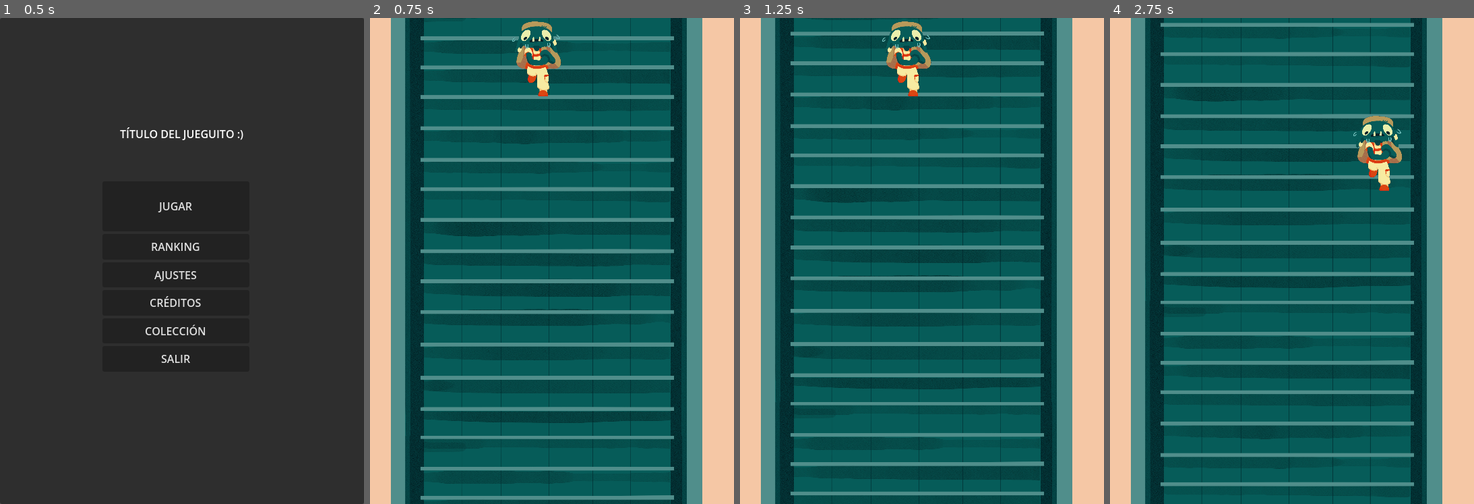
Above: before the commit, frames 1-4 (left to right).
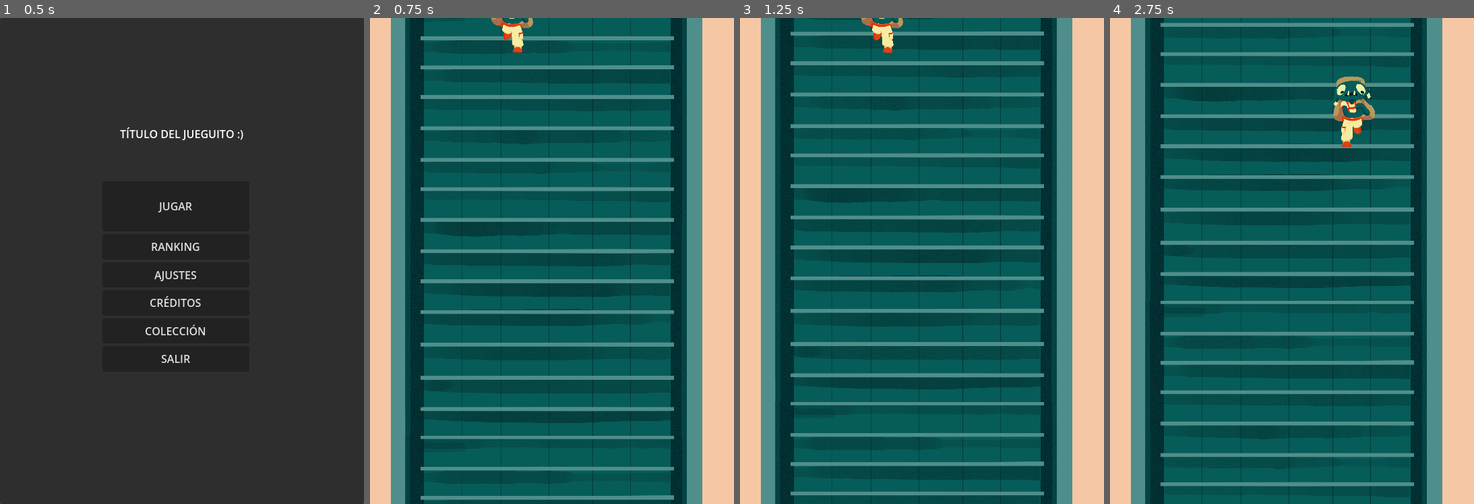
Above: after the commit, the same moments.

Repository: Beltenebr0s/LevelUpGameJam2025
Game: Godot game, scene res://scenes/menus/main_menu.tscn
The game is run twice, just before and just after one commit, with the same random seed, the same clock (stepped at 60 frames per second) and the same inputs.
Inputs:
- Up to frame 1 (0.5 s): no input
- Up to frame 2 (0.75 s): click "JUGAR" at 0.5 s
- Up to frame 3 (1.25 s): no input
- Up to frame 4 (2.75 s): hold D (move_right) 1.28-2.03 s; hold S (move_down) from 2.03 s (still down)

Frame 1 is identical in both runs. In frame 2, 1.1% of the frame differs, in the area x 33-53%, y 0-17%; in frame 3, 1.2%; in frame 4, 1.7%, in the area x 61-81%, y 11-36%.

Commit message:
Controlador de los spawneos y animación del prota

Diff:
--- /dev/null
+++ b/resources/VecinoNormalVerde.tres
@@ -0,0 +1,10 @@
+[gd_resource type="Resource" script_class="ObstacleResource" load_steps=3 format=3 uid="uid://cuqhupl0wn1tk"]
+
+[ext_resource type="Script" uid="uid://de0m2dpfd8tdn" path="res://scripts/obstaculos/ObstacleResource.gd" id="1_te560"]
+[ext_resource type="Texture2D" uid="uid://dgjx7t7i5au8f" path="res://images/vecinito verde.png" id="2_te560"]
+
+[resource]
+script = ExtResource("1_te560")
+textura = ExtResource("2_te560")
+velocidad = 100
+metadata/_custom_type_script = "uid://de0m2dpfd8tdn"
--- a/scenes/game_scene.tscn
+++ b/scenes/game_scene.tscn
@@ -1,10 +1,14 @@
-[gd_scene load_steps=6 format=3 uid="uid://fqhpfxc8csob"]
+[gd_scene load_steps=10 format=3 uid="uid://fqhpfxc8csob"]
 
 [ext_resource type="Script" uid="uid://cjmn721f77ha2" path="res://scripts/game.gd" id="1_bw6k5"]
 [ext_resource type="PackedScene" uid="uid://c2ji84bo7mt61" path="res://scenes/escaleras.tscn" id="1_onqr8"]
 [ext_resource type="PackedScene" uid="uid://bhi1ycdhp8w1b" path="res://scenes/jugador.tscn" id="2_ycayy"]
 [ext_resource type="PackedScene" uid="uid://7auvomxkllwa" path="res://scenes/spawn.tscn" id="3_ycayy"]
+[ext_resource type="PackedScene" uid="uid://1ga6ufyqjdpg" path="res://scenes/spawn_controller.tscn" id="4_utbpp"]
+[ext_resource type="PackedScene" uid="uid://bqf48x0tf4yej" path="res://scenes/obstaculos/vecino_ascendente.tscn" id="5_rurhu"]
 [ext_resource type="PackedScene" uid="uid://3lqi6qvx3ea6" path="res://scenes/obstaculos/vecino_descendente.tscn" id="5_y3j0m"]
+[ext_resource type="PackedScene" uid="uid://6sdo07oemox5" path="res://scenes/obstaculos/vecino_desdendente_verde.tscn" id="6_b5spy"]
+[ext_resource type="PackedScene" uid="uid://kbil5okodmsw" path="res://scenes/obstaculos/vecino_ascendente_verde.tscn" id="6_kk2rg"]
 
 [node name="GameScene" type="Node2D"]
 script = ExtResource("1_bw6k5")
@@ -14,22 +18,21 @@
 [node name="Jugador" parent="." instance=ExtResource("2_ycayy")]
 position = Vector2(210, 1)
 
-[node name="Spawns" type="Node" parent="."]
+[node name="SpawnController" parent="." instance=ExtResource("4_utbpp")]
 
-[node name="Spawn" parent="Spawns" instance=ExtResource("3_ycayy")]
-position = Vector2(50, 670)
-tiempo = 5.0
+[node name="Spawn" parent="SpawnController" instance=ExtResource("3_ycayy")]
+position = Vector2(156, 47)
+vecinos = Array[PackedScene]([ExtResource("5_y3j0m"), ExtResource("6_b5spy")])
 
-[node name="Spawn2" parent="Spawns" instance=ExtResource("3_ycayy")]
-position = Vector2(139, 673)
+[node name="Spawn2" parent="SpawnController" instance=ExtResource("3_ycayy")]
+position = Vector2(358, 43)
 gizmo_extents = 15.0
-tiempo = 10.0
+vecinos = Array[PackedScene]([ExtResource("5_y3j0m"), ExtResource("6_b5spy")])
 
-[node name="Spawn3" parent="Spawns" instance=ExtResource("3_ycayy")]
-position = Vector2(217, 673)
-tiempo = 10.0
+[node name="Spawn3" parent="SpawnController" instance=ExtResource("3_ycayy")]
+position = Vector2(177, 429)
+vecinos = Array[PackedScene]([ExtResource("5_rurhu"), ExtResource("6_kk2rg")])
 
-[node name="Spawn4" parent="Spawns" instance=ExtResource("3_ycayy")]
-position = Vector2(170, -189)
-escena_obstaculo = ExtResource("5_y3j0m")
-tiempo = 5.0
+[node name="Spawn4" parent="SpawnController" instance=ExtResource("3_ycayy")]
+position = Vector2(375, 427)
+vecinos = Array[PackedScene]([ExtResource("5_rurhu"), ExtResource("6_kk2rg")])
--- a/scenes/jugador.tscn
+++ b/scenes/jugador.tscn
@@ -1,20 +1,70 @@
-[gd_scene load_steps=4 format=3 uid="uid://bhi1ycdhp8w1b"]
+[gd_scene load_steps=11 format=3 uid="uid://bhi1ycdhp8w1b"]
 
 [ext_resource type="Script" uid="uid://ccaf80ghnyu68" path="res://scripts/jugador.gd" id="1_g87hm"]
-[ext_resource type="Texture2D" uid="uid://b3rjhbjt5syii" path="res://images/jugador.png" id="2_lhlt4"]
+[ext_resource type="Texture2D" uid="uid://5k4d1tkogqaw" path="res://images/Prota-spritesheet.png" id="2_lhlt4"]
+
+[sub_resource type="AtlasTexture" id="AtlasTexture_28edd"]
+atlas = ExtResource("2_lhlt4")
+region = Rect2(0, 0, 548, 798)
+
+[sub_resource type="AtlasTexture" id="AtlasTexture_k64kw"]
+atlas = ExtResource("2_lhlt4")
+region = Rect2(548, 0, 548, 798)
+
+[sub_resource type="AtlasTexture" id="AtlasTexture_qimn5"]
+atlas = ExtResource("2_lhlt4")
+region = Rect2(1096, 0, 548, 798)
+
+[sub_resource type="AtlasTexture" id="AtlasTexture_gynwn"]
+atlas = ExtResource("2_lhlt4")
+region = Rect2(1644, 0, 548, 798)
+
+[sub_resource type="AtlasTexture" id="AtlasTexture_xm55e"]
+atlas = ExtResource("2_lhlt4")
+region = Rect2(2192, 0, 548, 798)
+
+[sub_resource type="AtlasTexture" id="AtlasTexture_qimqe"]
+atlas = ExtResource("2_lhlt4")
+region = Rect2(2740, 0, 548, 798)
+
+[sub_resource type="SpriteFrames" id="SpriteFrames_l5m57"]
+animations = [{
+"frames": [{
+"duration": 1.0,
+"texture": SubResource("AtlasTexture_28edd")
+}, {
+"duration": 1.0,
+"texture": SubResource("AtlasTexture_k64kw")
+}, {
+"duration": 1.0,
+"texture": SubResource("AtlasTexture_qimn5")
+}, {
+"duration": 1.0,
+"texture": SubResource("AtlasTexture_gynwn")
+}, {
+"duration": 1.0,
+"texture": SubResource("AtlasTexture_xm55e")
+}, {
+"duration": 1.0,
+"texture": SubResource("AtlasTexture_qimqe")
+}],
+"loop": true,
+"name": &"walking",
+"speed": 10.0
+}]
 
 [sub_resource type="RectangleShape2D" id="RectangleShape2D_e85j5"]
-size = Vector2(66, 110)
+size = Vector2(64, 110)
 
 [node name="Jugador" type="CharacterBody2D"]
 script = ExtResource("1_g87hm")
 
+[node name="AnimatedSprite2D" type="AnimatedSprite2D" parent="."]
+scale = Vector2(0.136861, 0.136861)
+sprite_frames = SubResource("SpriteFrames_l5m57")
+animation = &"walking"
+autoplay = "walking"
+
 [node name="CollisionShape2D" type="CollisionShape2D" parent="."]
-position = Vector2(39, 59)
 shape = SubResource("RectangleShape2D_e85j5")
-debug_color = Color(0.862745, 0, 0.0941176, 1)
-
-[node name="Sprite2D" type="Sprite2D" parent="."]
-position = Vector2(38.5, 62.5)
-scale = Vector2(0.218837, 0.21777)
-texture = ExtResource("2_lhlt4")
+debug_color = Color(0.862745, 0, 0.0941176, 0.172549)
--- a/scenes/obstaculos/obstaculo_base.tscn
+++ b/scenes/obstaculos/obstaculo_base.tscn
@@ -7,6 +7,7 @@
 script = ExtResource("1_qtk8b")
 
 [node name="Collider" type="CollisionShape2D" parent="."]
+debug_color = Color(0, 0.6, 0.701961, 0.462745)
 
 [node name="Sprite" type="Sprite2D" parent="."]
 
--- a/scenes/obstaculos/vecino_ascendente.tscn
+++ b/scenes/obstaculos/vecino_ascendente.tscn
@@ -1,18 +1,25 @@
-[gd_scene load_steps=5 format=3 uid="uid://bqf48x0tf4yej"]
+[gd_scene load_steps=6 format=3 uid="uid://bqf48x0tf4yej"]
 
 [ext_resource type="PackedScene" uid="uid://7xj0vk0ffsjl" path="res://scenes/obstaculos/obstaculo_base.tscn" id="1_4jhjy"]
 [ext_resource type="Script" uid="uid://v1gmka2s0wld" path="res://scripts/obstaculos/movimiento/movimiento_ascendente.gd" id="2_8tttw"]
 [ext_resource type="Resource" uid="uid://dpxq64k4uow6k" path="res://resources/VecinoNormal.tres" id="2_kvc5l"]
+[ext_resource type="Texture2D" uid="uid://bqhv1nuvkha5d" path="res://images/vecinito.png" id="3_kvc5l"]
 
 [sub_resource type="RectangleShape2D" id="RectangleShape2D_4jhjy"]
-size = Vector2(57, 59)
+size = Vector2(86, 172)
 
 [node name="VecinoAscendente" instance=ExtResource("1_4jhjy")]
 obstacleResource = ExtResource("2_kvc5l")
 
 [node name="Collider" parent="." index="0"]
-position = Vector2(18.5, 19.5)
 shape = SubResource("RectangleShape2D_4jhjy")
+
+[node name="Sprite" parent="." index="1"]
+texture = ExtResource("3_kvc5l")
+
+[node name="VisibleOnScreenNotifier2D" parent="." index="2"]
+position = Vector2(-46, -87)
+scale = Vector2(4.35, 10.45)
 
 [node name="MovementHandler" parent="." index="3"]
 script = ExtResource("2_8tttw")
--- /dev/null
+++ b/scenes/obstaculos/vecino_ascendente_verde.tscn
@@ -0,0 +1,27 @@
+[gd_scene load_steps=6 format=3 uid="uid://kbil5okodmsw"]
+
+[ext_resource type="PackedScene" uid="uid://7xj0vk0ffsjl" path="res://scenes/obstaculos/obstaculo_base.tscn" id="1_g52y0"]
+[ext_resource type="Resource" uid="uid://cuqhupl0wn1tk" path="res://resources/VecinoNormalVerde.tres" id="2_w2kle"]
+[ext_resource type="Texture2D" uid="uid://dgjx7t7i5au8f" path="res://images/vecinito verde.png" id="3_ccyo2"]
+[ext_resource type="Script" uid="uid://v1gmka2s0wld" path="res://scripts/obstaculos/movimiento/movimiento_ascendente.gd" id="3_w2kle"]
+
+[sub_resource type="RectangleShape2D" id="RectangleShape2D_invps"]
+size = Vector2(76, 176)
+
+[node name="VecinoAscendenteVerde" instance=ExtResource("1_g52y0")]
+obstacleResource = ExtResource("2_w2kle")
+
+[node name="Collider" parent="." index="0"]
+shape = SubResource("RectangleShape2D_invps")
+
+[node name="Sprite" parent="." index="1"]
+texture = ExtResource("3_ccyo2")
+
+[node name="VisibleOnScreenNotifier2D" parent="." index="2"]
+position = Vector2(-37, -88)
+scale = Vector2(3.5, 10.5)
+
+[node name="MovementHandler" parent="." index="3"]
+script = ExtResource("3_w2kle")
+
+[connection signal="body_entered" from="." to="." method="_on_body_entered"]
--- a/scenes/obstaculos/vecino_descendente.tscn
+++ b/scenes/obstaculos/vecino_descendente.tscn
@@ -1,18 +1,25 @@
-[gd_scene load_steps=5 format=3 uid="uid://3lqi6qvx3ea6"]
+[gd_scene load_steps=6 format=3 uid="uid://3lqi6qvx3ea6"]
 
 [ext_resource type="PackedScene" uid="uid://7xj0vk0ffsjl" path="res://scenes/obstaculos/obstaculo_base.tscn" id="1_k2mbx"]
 [ext_resource type="Resource" uid="uid://dpxq64k4uow6k" path="res://resources/VecinoNormal.tres" id="2_f8er5"]
+[ext_resource type="Texture2D" uid="uid://bqhv1nuvkha5d" path="res://images/vecinito.png" id="3_f8er5"]
 [ext_resource type="Script" uid="uid://cfjmh8pxcsvja" path="res://scripts/obstaculos/movimiento/movimiento_descendente.gd" id="3_k2mbx"]
 
 [sub_resource type="RectangleShape2D" id="RectangleShape2D_4jhjy"]
-size = Vector2(57, 59)
+size = Vector2(74, 174)
 
 [node name="VecinoDescendente" instance=ExtResource("1_k2mbx")]
 obstacleResource = ExtResource("2_f8er5")
 
 [node name="Collider" parent="." index="0"]
-position = Vector2(18.5, 19.5)
 shape = SubResource("RectangleShape2D_4jhjy")
+
+[node name="Sprite" parent="." index="1"]
+texture = ExtResource("3_f8er5")
+
+[node name="VisibleOnScreenNotifier2D" parent="." index="2"]
+position = Vector2(-38, -86)
+scale = Vector2(3.7, 10.35)
 
 [node name="MovementHandler" parent="." index="3"]
 script = ExtResource("3_k2mbx")
--- /dev/null
+++ b/scenes/obstaculos/vecino_desdendente_verde.tscn
@@ -0,0 +1,27 @@
+[gd_scene load_steps=6 format=3 uid="uid://6sdo07oemox5"]
+
+[ext_resource type="PackedScene" uid="uid://7xj0vk0ffsjl" path="res://scenes/obstaculos/obstaculo_base.tscn" id="1_0cpmx"]
+[ext_resource type="Resource" uid="uid://cuqhupl0wn1tk" path="res://resources/VecinoNormalVerde.tres" id="2_t6yft"]
+[ext_resource type="Script" uid="uid://cfjmh8pxcsvja" path="res://scripts/obstaculos/movimiento/movimiento_descendente.gd" id="3_5i4xc"]
+[ext_resource type="Texture2D" uid="uid://dgjx7t7i5au8f" path="res://images/vecinito verde.png" id="3_t6yft"]
+
+[sub_resource type="RectangleShape2D" id="RectangleShape2D_5i4xc"]
+size = Vector2(78, 176)
+
+[node name="VecinoDesdendenteVerde" instance=ExtResource("1_0cpmx")]
+obstacleResource = ExtResource("2_t6yft")
+
+[node name="Collider" parent="." index="0"]
+shape = SubResource("RectangleShape2D_5i4xc")
+
+[node name="Sprite" parent="." index="1"]
+texture = ExtResource("3_t6yft")
+
+[node name="VisibleOnScreenNotifier2D" parent="." index="2"]
+position = Vector2(-42, -88)
+scale = Vector2(4.15, 10.35)
+
+[node name="MovementHandler" parent="." index="3"]
+script = ExtResource("3_5i4xc")
+
+[connection signal="body_entered" from="." to="." method="_on_body_entered"]
--- a/scenes/spawn.tscn
+++ b/scenes/spawn.tscn
@@ -1,13 +1,8 @@
-[gd_scene load_steps=3 format=3 uid="uid://7auvomxkllwa"]
+[gd_scene load_steps=2 format=3 uid="uid://7auvomxkllwa"]
 
 [ext_resource type="Script" uid="uid://kopk28g8g4fl" path="res://scripts/spawn.gd" id="1_48w1d"]
-[ext_resource type="PackedScene" uid="uid://bqf48x0tf4yej" path="res://scenes/obstaculos/vecino_ascendente.tscn" id="2_48w1d"]
 
 [node name="Spawn" type="Marker2D"]
 script = ExtResource("1_48w1d")
 activated = true
-escena_obstaculo = ExtResource("2_48w1d")
-
-[node name="Timer" type="Timer" parent="."]
-
-[connection signal="timeout" from="Timer" to="." method="_on_timer_timeout"]
+desp_horizontal = 1
--- /dev/null
+++ b/scenes/spawn_controller.tscn
@@ -0,0 +1,10 @@
+[gd_scene load_steps=2 format=3 uid="uid://1ga6ufyqjdpg"]
+
+[ext_resource type="Script" uid="uid://c42ephqy4r3hj" path="res://scripts/spawn_controller.gd" id="1_gkhyp"]
+
+[node name="SpawnController" type="Node"]
+script = ExtResource("1_gkhyp")
+
+[node name="Timer" type="Timer" parent="."]
+
+[connection signal="timeout" from="Timer" to="." method="_on_timer_timeout"]
--- a/scripts/game.gd
+++ b/scripts/game.gd
@@ -5,11 +5,12 @@
 
 func _ready():
 	GlobalVars.is_first_game = false
-	conectar_spawns()
+	# conectar_spawns()
 	score = 0
 
 func  _process(delta):
 	score += delta
+	GlobalVars.mult_global += delta / 10
 
 func conectar_spawns():
 	var spawns_obstaculos = $Spawns.get_children()
--- a/scripts/globals/global_variables.gd
+++ b/scripts/globals/global_variables.gd
@@ -2,3 +2,4 @@
 
 @onready var is_first_game : bool = true
 @onready var final_score : int = 0
+@onready var mult_global : float = 1
--- a/scripts/obstaculos/movimiento/movimiento_ascendente.gd
+++ b/scripts/obstaculos/movimiento/movimiento_ascendente.gd
@@ -3,4 +3,4 @@
 
 func move(obstaculo : Area2D, velocidad : int, delta : float) -> void:
 	var dir = Vector2.UP
-	obstaculo.position += dir * velocidad * delta
+	obstaculo.position += dir * velocidad * GlobalVars.mult_global * delta
--- a/scripts/obstaculos/movimiento/movimiento_descendente.gd
+++ b/scripts/obstaculos/movimiento/movimiento_descendente.gd
@@ -3,4 +3,4 @@
 
 func move(obstaculo : Area2D, velocidad : int, delta : float) -> void:
 	var dir = Vector2.DOWN
-	obstaculo.position += dir * velocidad * delta
+	obstaculo.position += dir * velocidad * GlobalVars.mult_global * delta
--- a/scripts/obstaculos/obstaculo.gd
+++ b/scripts/obstaculos/obstaculo.gd
@@ -14,6 +14,7 @@
 	$MovementHandler.move(self, obstacleResource.velocidad, delta)
 
 func collision_with_player():
+	print(		"Colisión con el jugador!")
 	collided_with_player.emit()
 
 func _on_visible_on_screen_notifier_2d_screen_exited():
@@ -21,5 +22,6 @@
 
 
 func _on_body_entered(body):
+	print(		"Colisión!")
 	if body is Player:
 		collision_with_player()
--- a/scripts/spawn.gd
+++ b/scripts/spawn.gd
@@ -2,27 +2,20 @@
 extends Marker2D
 
 @export var activated : bool = false
-@export var escena_obstaculo : PackedScene
-@export var tiempo : float = 3
+@export var desp_horizontal : int = 50
+@export var vecinos : Array[PackedScene]
 
 signal obstaculo_creado(nuevo_obstaculo : Obstaculo)
 
 func _ready():
-	$Timer.wait_time = tiempo
-	if activated:
-		$Timer.start()
+	pass
 
 func spawn_obstacle():
+	var escena_obstaculo = vecinos.pick_random()
 	var obstaculo : Obstaculo = escena_obstaculo.instantiate()
-	obstaculo.position = global_position
+	var hor = Vector2.RIGHT * desp_horizontal
+	var rand = randf_range(-1, 1)
+	obstaculo.position = global_position # + hor * rand
 	obstaculo_creado.emit(obstaculo)
 	add_child(obstaculo)
-
-func _on_timer_timeout():
-	spawn_obstacle()
-
-func start_timer():
-	$Timer.start()
-
-func stop_timer():
-	$Timer.stop()
+	print(		"Spawneado ", obstaculo.name, " en el nodo ", name, " en ", obstaculo.position)
--- /dev/null
+++ b/scripts/spawn_controller.gd
@@ -0,0 +1,23 @@
+extends Node
+
+@export var time : float = 2
+
+var spawn_points : Array
+var num_spawns : int = 1
+
+func _ready():
+	spawn_points = find_children("*", "Marker2D")
+	print(		"--Spawn Points:", spawn_points)
+	timer_start()
+
+func timer_start():
+	$Timer.start(time)
+
+func timer_stop():
+	$Timer.stop()
+
+func _on_timer_timeout():
+	spawn_points.shuffle()
+	for spawner in  spawn_points.slice(0, num_spawns):
+		spawner.spawn_obstacle()
+	timer_start()
Binary file added: images/Prota-spritesheet.png
Not shown, added: images/Prota-spritesheet.png.import
Binary file added: images/Prota.gif
Binary file added: images/vecinito verde.png
Not shown, added: images/vecinito verde.png.import
Not shown, added: scripts/spawn_controller.gd.uid
